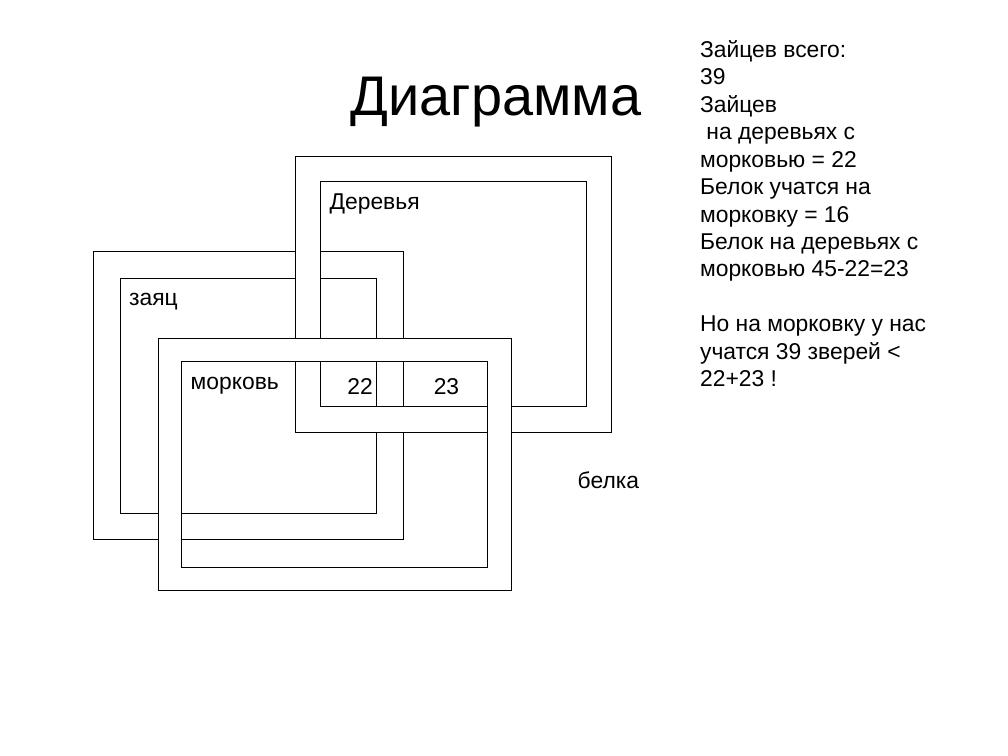
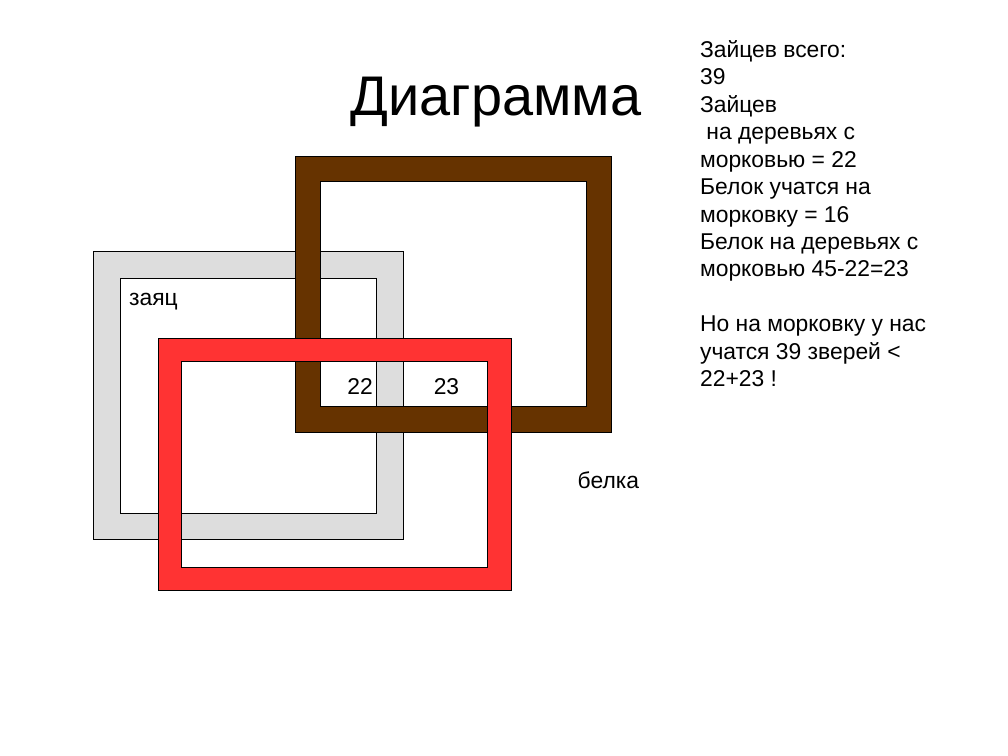
Before and after one commit to gritsulyak/School, a slide deck: slide 5 of 4/reptiloids.odp. Drawn at 1008x756 pixels with LibreOffice and Linux fonts; fonts in the diff are those of the drawing. Boxes give left, top, right and bottom in pixels: in the first picture for what was removed or moved away, otherwise in the second. Text is boxed around its words. In the diff, an @@ line names an element or a change of style, - is before the commit and + after.

```diff
--- a/4/reptiloids.odp
+++ b/4/reptiloids.odp
@@ frame at [295,156,612,432]: fill #FFFFFF to #663300 @@
@@ text in frame at [330,193,420,214]: text removed @@
-Деревья
@@ frame "заяц" at [93,252,403,541]: fill #FFFFFF to #DDDDDD @@
@@ frame at [158,338,511,591]: fill #FFFFFF to #FF3333 @@
@@ text in frame at [191,376,279,394]: text removed @@
-морковь
```
Also in this commit, not shown: 1 other slide changed, 4 other files.
